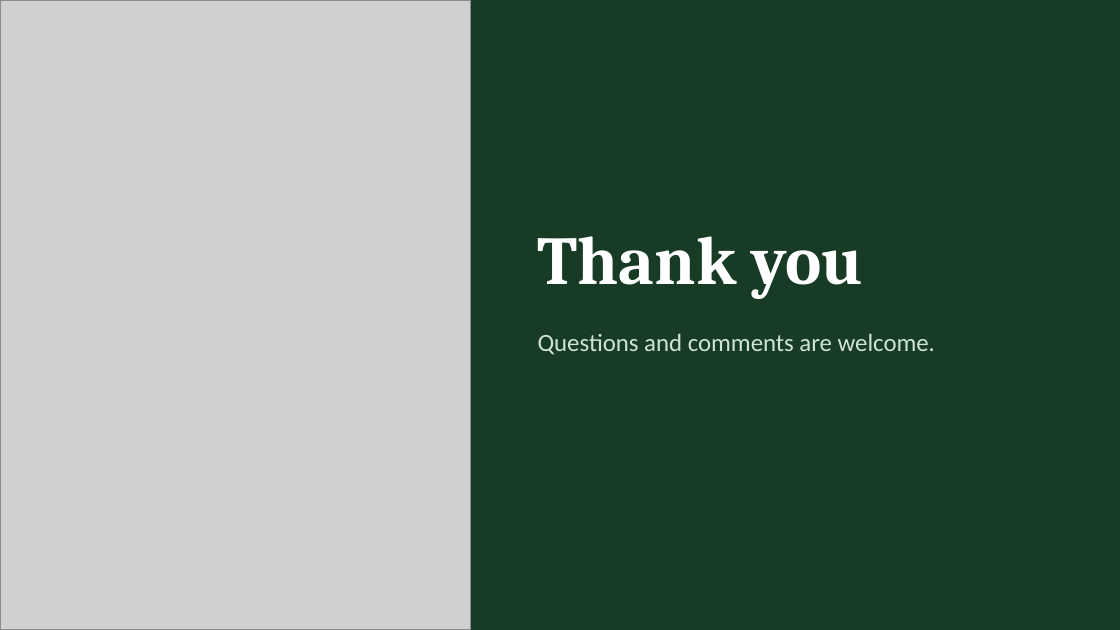
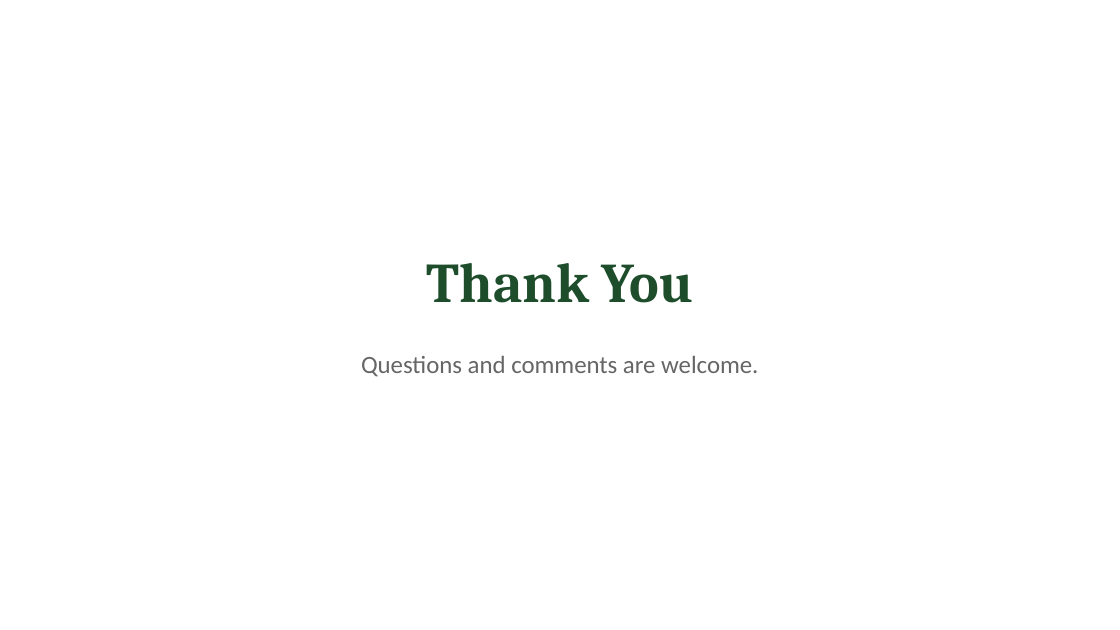
Before and after one commit to BlissNathan1305/turbo-waddle, a slide deck: slide 12 of thesis-presentations/Soursop_Ultrasound_Vacuum_Drying.pptx (slide 14 before the commit). Drawn at 1120x630 pixels with LibreOffice and Linux fonts; fonts in the diff are those of the drawing; grey boxes stand for pictures. Boxes give left, top, right and bottom in pixels: in the first picture for what was removed or moved away, otherwise in the second. Text is boxed around its words. In the diff, an @@ line names an element or a change of style, - is before the commit and + after.

```diff
--- a/thesis-presentations/Soursop_Ultrasound_Vacuum_Drying.pptx
+++ b/thesis-presentations/Soursop_Ultrasound_Vacuum_Drying.pptx
@@ background #173B24 to #FFFFFF @@
@@ picture removed at [0,0,470,629] @@
@@ text at [427,263,694,303]: text changed; size 44 to 36 pt; text colour #FFFFFF to #1E4D2B @@
-Thank you
+Thank You
@@ text "Questions and comments are welcome.": place and size @@
-text "Questions and comments are welcome." at [538,333,935,355]
+text "Questions and comments are welcome." at [361,355,758,377]
@@ text "Questions and comments are welcome." at [361,355,758,377]: text colour #CFE3D4 to #666666; alignment left to centre @@
```
Also in this commit, not shown: 8 other slides changed, 3 slides added, 5 slides removed, 2 other files.
